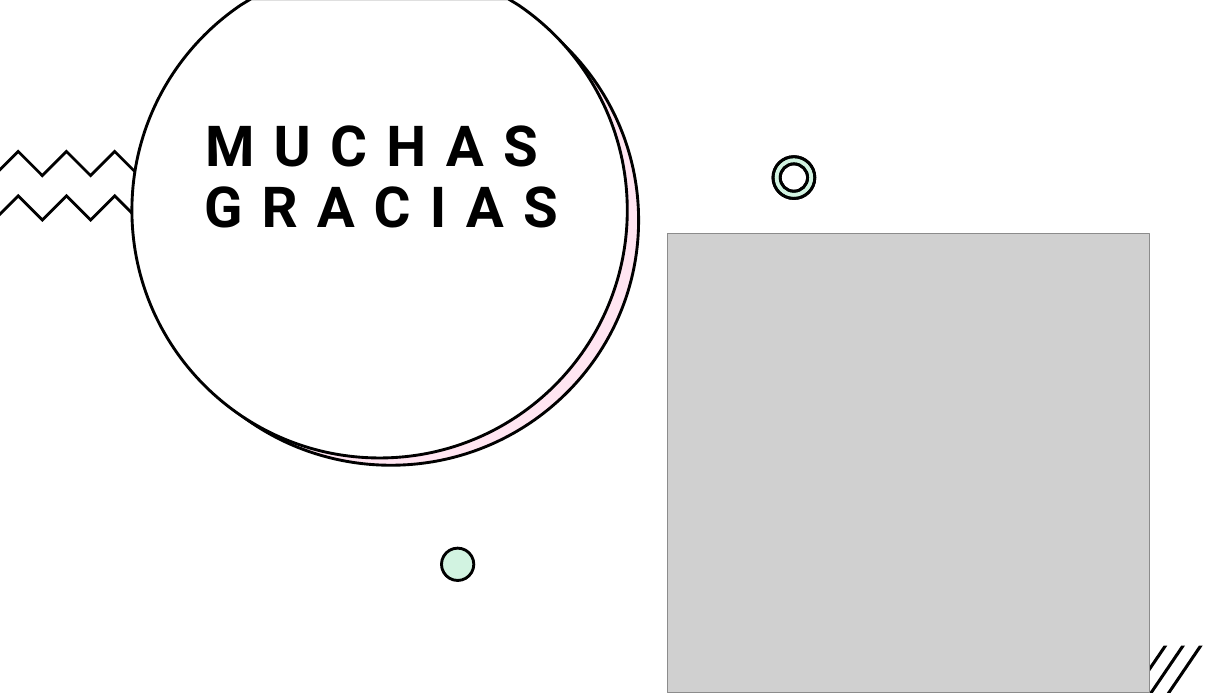
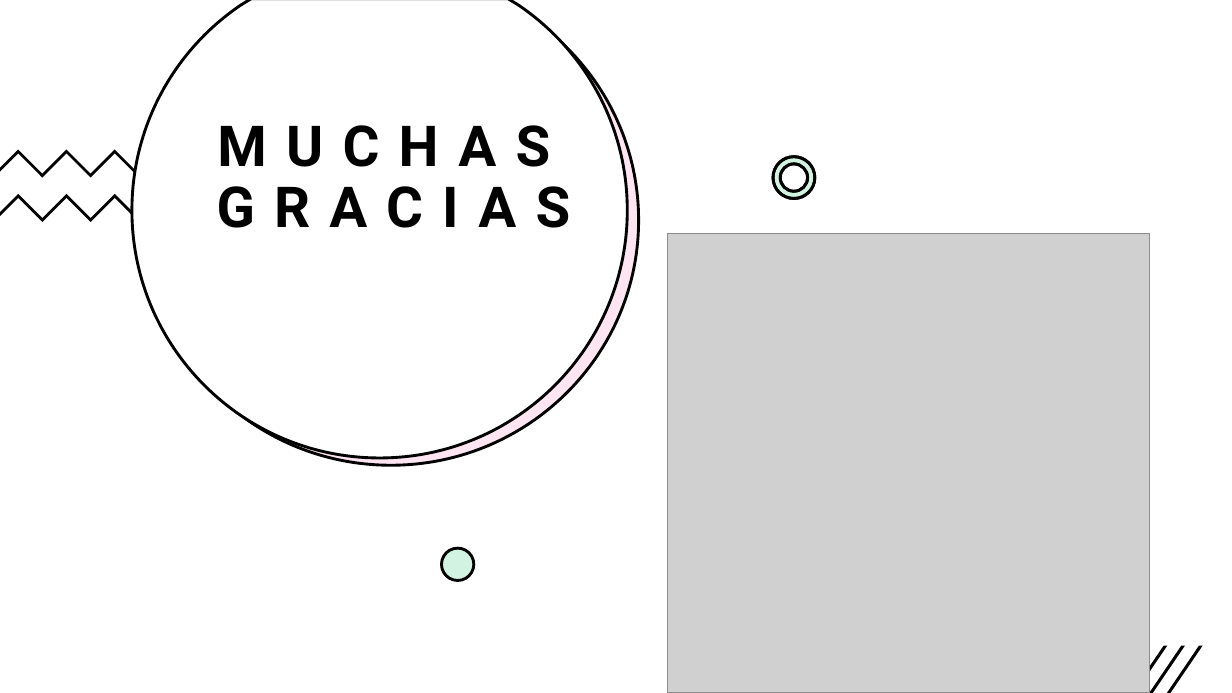
Before and after one commit to GriselleAlanis/promoE_modulo1_proyecto_equipo2_GriselleAndreaIreneVeronica, a slide deck: slide 6 of presentacion_demo/Proyecto_modulo_1.pptx. Drawn at 1232x693 pixels with LibreOffice and Linux fonts; fonts in the diff are those of the drawing; grey boxes stand for pictures. Boxes give left, top, right and bottom in pixels: in the first picture for what was removed or moved away, otherwise in the second. Text is boxed around its words. In the diff, an @@ line names an element or a change of style, - is before the commit and + after.

```diff
--- a/presentacion_demo/Proyecto_modulo_1.pptx
+++ b/presentacion_demo/Proyecto_modulo_1.pptx
@@ title "MUCHAS GRACIAS" moved from (x1=204, y1=125, x2=558, y2=228) to (x1=217, y1=125, x2=571, y2=228) @@
```
Also in this commit, not shown: 1 other slide changed.
